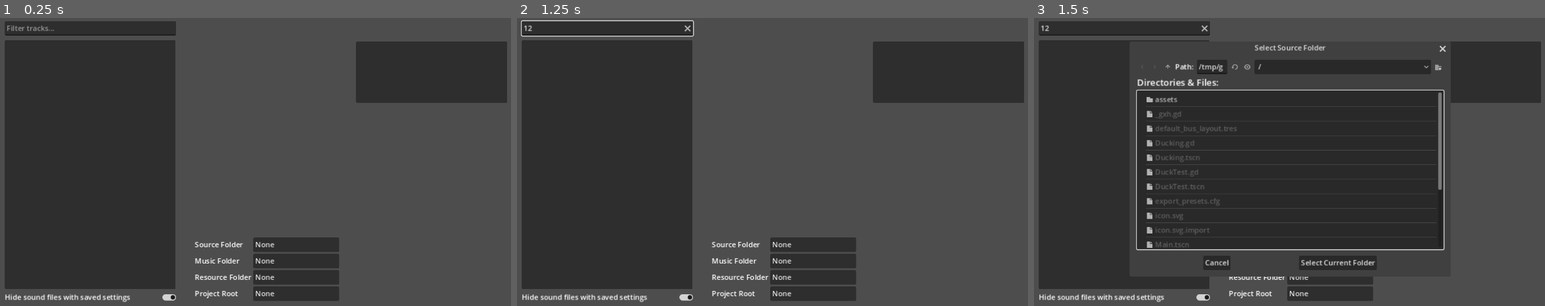
Above: before the commit, frames 1-3 (left to right).
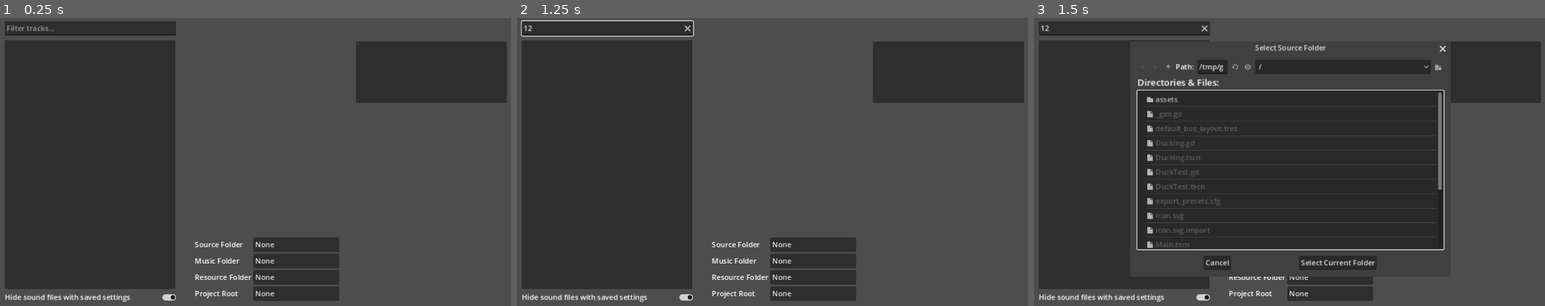
Above: after the commit, the same moments.

Repository: avanwinkle/DuckIt
Game: Godot game, scene res://Ducking.tscn
The game is run twice, just before and just after one commit, with the same random seed, the same clock (stepped at 60 frames per second) and the same inputs. Sound files missing from this copy of the repository are replaced by a short silence.
Inputs (mouse positions are in pixels of both pictures, inside the frame that each line leads up to):
- Up to frame 1 (0.25 s): no input
- Up to frame 2 (1.25 s): click (608, 29) at 0.52 s; type "12" at 0.6 s
- Up to frame 3 (1.5 s): click "None" at 1.25 s

Frames 1-2 are identical in both runs. In frame 3, 0.7% of the frame differs, in the area x 19-58%, y 9-86%.

Commit message:
Fix autosave data file parsing

Diff:
--- a/app/Ducking.gd
+++ b/app/Ducking.gd
@@ -89,10 +89,10 @@
             if config_file.has_section_key("config", k):
                 config[k] = config_file.get_value("config", k)
     $HideFinished.button_pressed = config.hide_finished
-    if config.get("data_file"):
+    if config.get("data_file") and not autosave_audiostreamres:
         self.set_data_file(config.data_file)
         self.read_data_file()
-    if config.get("resource_folder"):
+    if config.get("resource_folder") and autosave_audiostreamres:
         self.set_resource_folder(config.resource_folder)
     if config.get("project_folder"):
         self.set_project_folder(config.project_folder)
